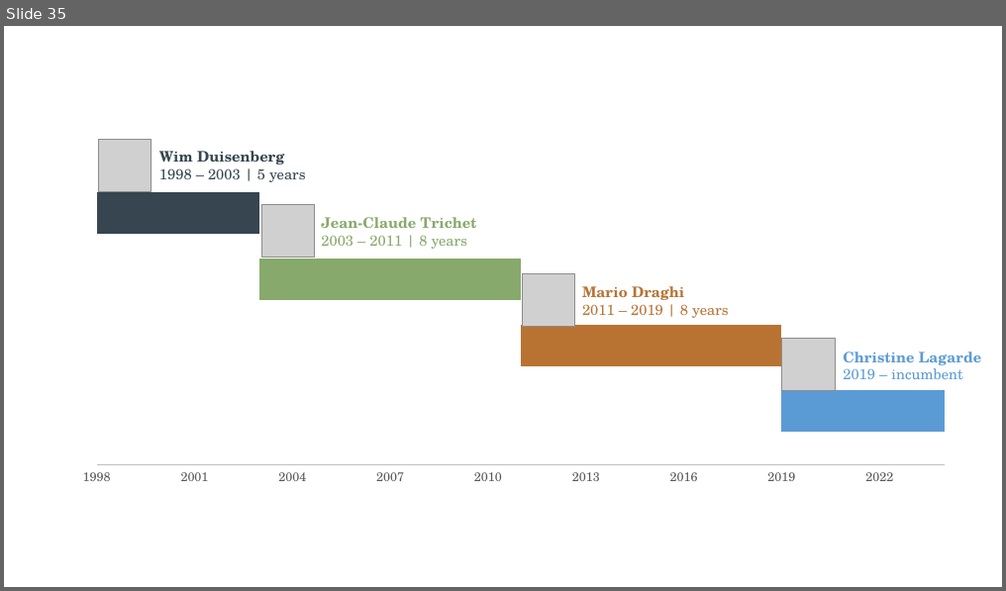
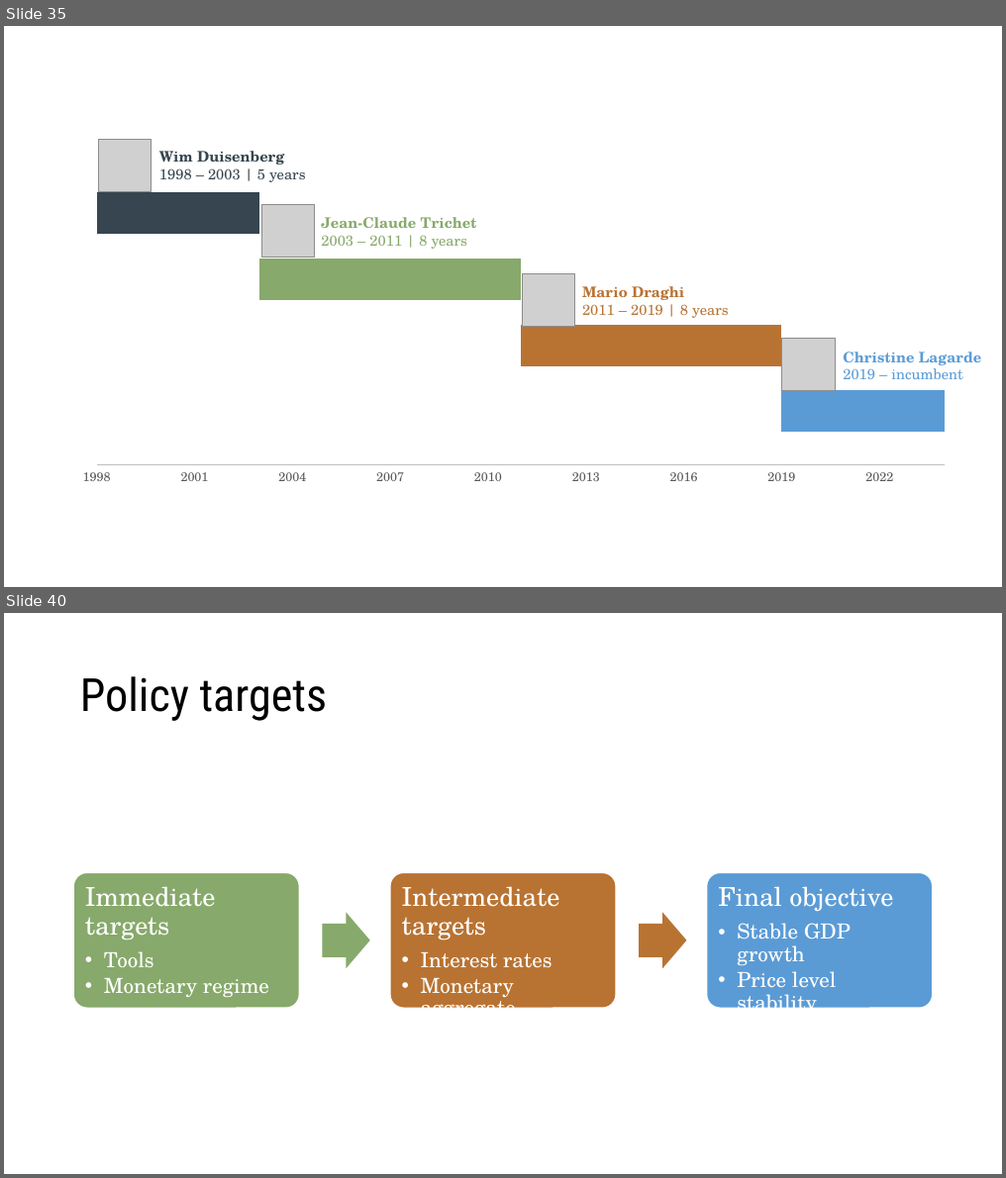
Before and after one commit to ncachanosky/ECON-3320-online, a slide deck: figures/figures.pptx. Shown one above the other, each under a label of ours: slide 35 before the commit, slides 35 and 40 after it; the slides between them are not shown. The pictures are 1006x591 and 1006x1178 pixels, drawn with LibreOffice and Linux fonts; fonts in the diff are those of the drawing; grey boxes stand for pictures. Boxes give left, top, right and bottom in pixels: in the first picture for what was removed or moved away, otherwise in the second. Text is boxed around its words. In the diff, an @@ line names an element or a change of style, - is before the commit and + after.

```diff
--- a/figures/figures.pptx
+++ b/figures/figures.pptx
@@ slide 40 added at [4,613,1002,1174], background #FFFFFF @@
@@ title added at [80,676,328,721], 44 pt, text #000000 @@
+Policy targets
@@ group added at [73,872,933,1016]: 3 rounded rectangles, 3 texts, 2 right arrows @@
+Immediate targets
+  • Tools
+  • Monetary regime
+Intermediate targets
+  • Interest rates
+  • Monetary aggregate
+Final objective
+  • Stable GDP growth
+  • Price level stability
```
Also in this commit, not shown: 5 slides changed, 18 other slides added, 32 other files.
